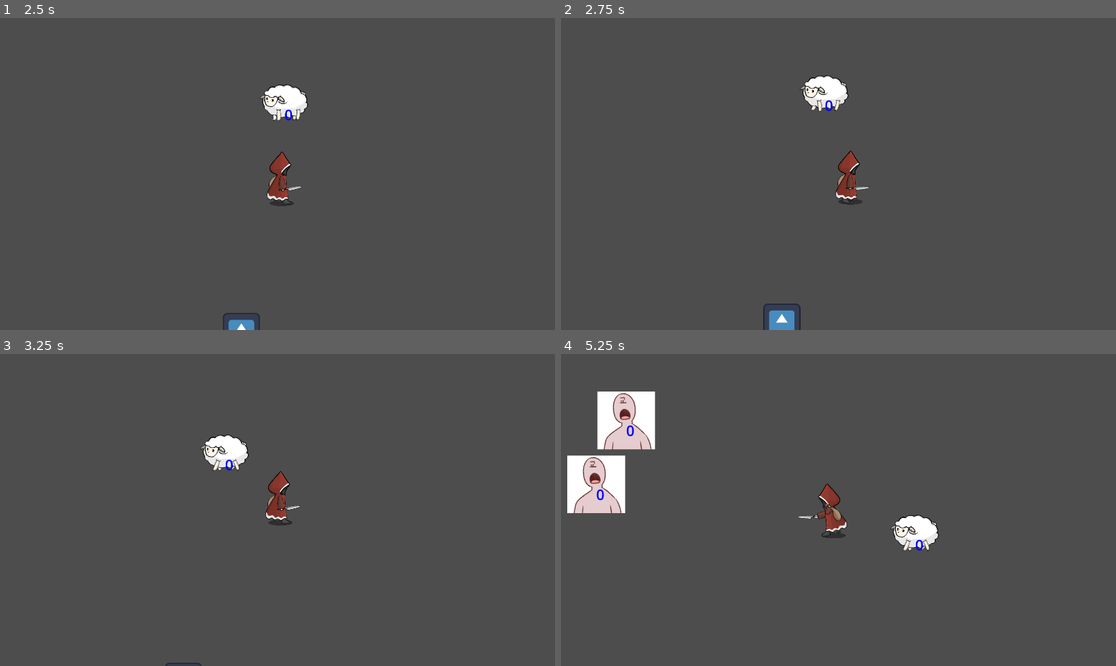
Above: before the commit, frames 1-4 (two rows, left to right).
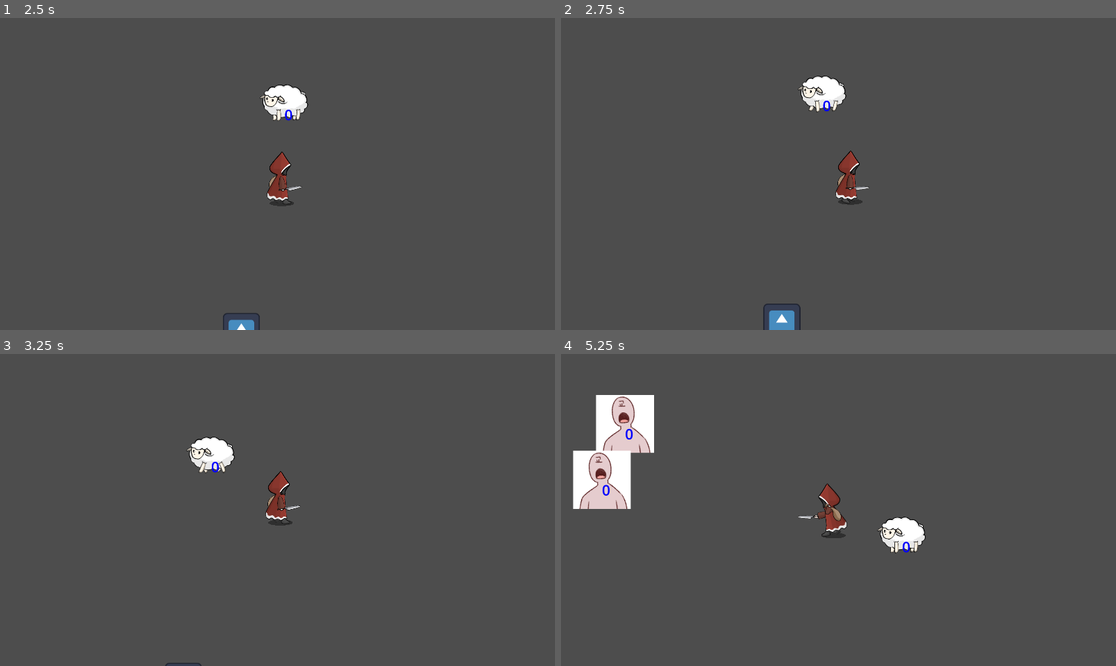
Above: after the commit, the same moments.

Repository: ldg030917/IstTechGameJam2025
Game: Godot game, scene res://scene/Main.tscn
Two runs of this game, one before a commit and one after it. Both use one fixed random seed, a clock stepped at 60 frames per second and the inputs below. The engine's default icon, where the game draws it, is replaced by a stand-in: a white triangle on a blue panel in a dark square.
Inputs:
- Up to frame 1 (2.5 s): hold Right (right) 0.53-1.28 s; tap Space (attack) at 0.6, 2.1 s; hold Down (down) 1.28-2.03 s; tap E (devote) at 1.35 s; hold Right (right) from 2.03 s (still down)
- Up to frame 2 (2.75 s): keep holding Right (right)
- Up to frame 3 (3.25 s): release Right (right) at 2.78 s; hold Up (up) from 2.78 s (still down); tap E (devote) at 2.85 s
- Up to frame 4 (5.25 s): release Up (up) at 3.53 s; hold Left (left) 3.53-5.03 s; tap Space (attack) at 3.6, 5.1 s; tap E (devote) at 4.35 s; hold Down (down) from 5.03 s (still down)

Frame 1 is identical in both runs. In frame 2, 0.3% of the frame differs, in the area x 42-52%, y 18-31%; in frame 3, 0.8%; in frame 4, 2.7%, in the area x 1-69%, y 12-64%.

Commit message:
FEAT:knockback

Diff:
--- a/scene/Sacrifice.tscn
+++ b/scene/Sacrifice.tscn
@@ -6,8 +6,8 @@
 [sub_resource type="RectangleShape2D" id="RectangleShape2D_jum4h"]
 size = Vector2(100, 100)
 
-[sub_resource type="CircleShape2D" id="CircleShape2D_jum4h"]
-radius = 209.538
+[sub_resource type="CircleShape2D" id="CircleShape2D_51u1b"]
+radius = 284.044
 
 [sub_resource type="CircleShape2D" id="CircleShape2D_hpjd2"]
 radius = 374.534
@@ -51,6 +51,9 @@
 font_size = 50
 font_color = Color(0, 0, 1, 1)
 
+[sub_resource type="CircleShape2D" id="CircleShape2D_jum4h"]
+radius = 160.378
+
 [node name="Sacrifice" type="CharacterBody2D"]
 collision_layer = 2
 collision_mask = 2
@@ -63,7 +66,7 @@
 [node name="SightArea" type="Area2D" parent="."]
 
 [node name="CollisionShape2D" type="CollisionShape2D" parent="SightArea"]
-shape = SubResource("CircleShape2D_jum4h")
+shape = SubResource("CircleShape2D_51u1b")
 
 [node name="ChaseArea" type="Area2D" parent="."]
 
--- a/scene/Sheep.tscn
+++ b/scene/Sheep.tscn
@@ -11,4 +11,3 @@
 
 [node name="AnimatedSprite2D" parent="." index="5"]
 sprite_frames = ExtResource("2_02yij")
-animation = &"move_R"
--- a/script/Sacrifice.gd
+++ b/script/Sacrifice.gd
@@ -4,6 +4,7 @@
 
 @onready var idle_action_timer = $IdleActionTimer
 @onready var animation_sprite = $AnimatedSprite2D
+@onready var chasing_sprite = $ChasingSprite
 var blooddrop_burst = load("res://scene/BloodDrop_Burst.tscn")
 
 @export var speed: float = 100
@@ -61,7 +62,7 @@
 func idle_state_logic(delta):
 	if is_wandering:
 		var direction = (wander_target_position - global_position).normalized()
-		velocity = velocity.move_toward(direction * speed, 20 * delta)
+		velocity = velocity.lerp(direction * speed, 0.1)
 		if facing_left:
 			animation_sprite.play("move_L")
 		else:
@@ -70,6 +71,7 @@
 			is_wandering = false
 			velocity = Vector2.ZERO
 	else:
+		velocity = Vector2.ZERO
 		if facing_left:
 			animation_sprite.play("idle_L")
 		else:
@@ -77,7 +79,8 @@
 
 func chase_state_logic():
 	var direction = global_position.direction_to(target.global_position)
-	velocity = direction * speed
+	var target_velocity = direction * speed
+	velocity = velocity.lerp(target_velocity, 0.1)
 
 func attack_state_logic(delta):
 
@@ -98,19 +101,22 @@
 		if type == Type.NEUTRAL:
 			return
 		state = State.CHASE
-		$ChasingSprite.show()
+		chasing_sprite.show()
 
 func _on_chase_area_body_exited(body: Node2D) -> void:
 	if body is Player and state != State.DEAD:
 		state = State.IDLE
-		$ChasingSprite.hide()
+		is_wandering = false
+		chasing_sprite.hide()
 
-func hurt(damage: int):
+func hurt(damage: int, subject_pos: Vector2):
 	if state == State.DEAD:
 		return
 
 	state = State.HURT
 	hp -= damage
+	var dr_hat = (position - subject_pos).normalized()
+	velocity += dr_hat * 100
 	var blooddrop_burst_scene = blooddrop_burst.instantiate()
 	add_child(blooddrop_burst_scene)
 
@@ -120,8 +126,9 @@
 		$SightArea/CollisionShape2D.disabled = true
 		$ChaseArea/CollisionShape2D.disabled = true
 		$HeartPopArea/CollisionShape2D.disabled = false
-		$ChasingSprite.hide()
-		animation_sprite.modulate = Color.AQUA
+		chasing_sprite.hide()
+		#animation_sprite.modulate = Color.AQUA
+		animation_sprite.position.y += 20
 		if facing_left:
 			animation_sprite.play("dead_L")
 		else:
@@ -152,7 +159,7 @@
 func _on_heart_pop_area_body_entered(body: Node2D) -> void:
 	if body is Player:
 		player = body
-		animation_sprite.modulate = Color.RED
+		#animation_sprite.modulate = Color.RED
 
 
 
Not shown: 1 places in scene/Sacrifice.tscn that only renumber resources
